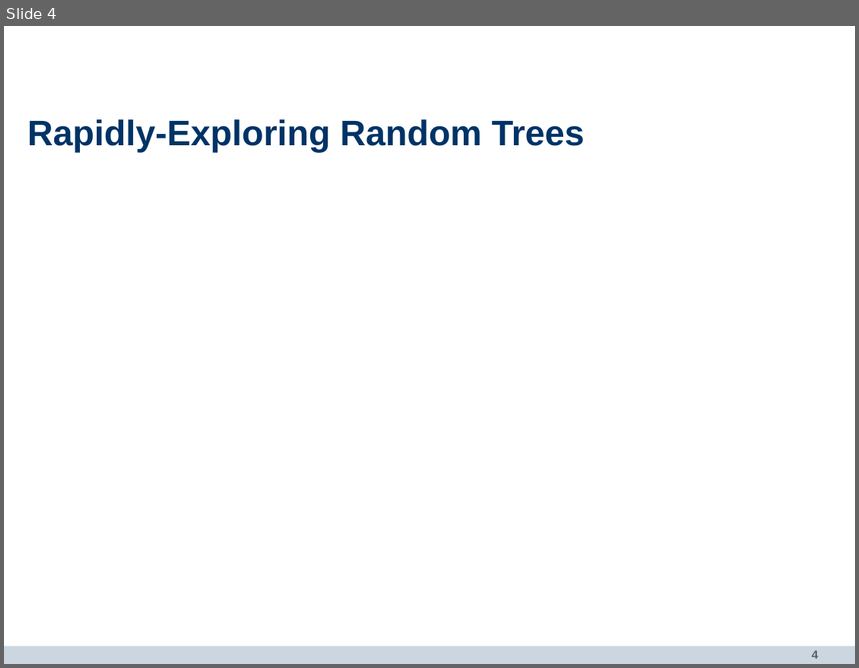
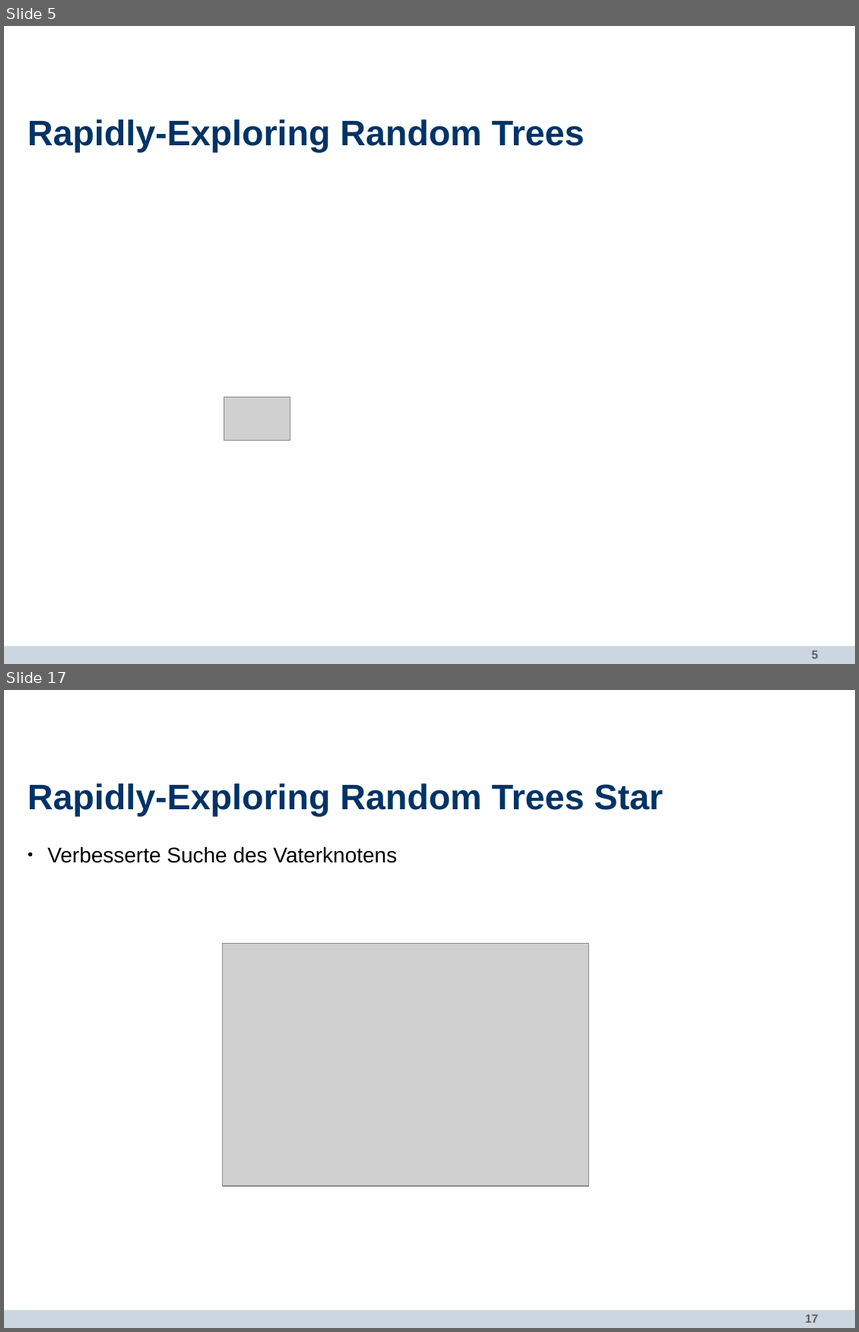
Before and after one commit to bernd96/Bachelorarbeit, a slide deck: Verteidigung/RRT_STAR_Presentation.odp. Shown one above the other, each under a label of ours: slide 4 before the commit, slides 5 and 17 after it; the slides between them are not shown. The pictures are 859x668 and 859x1332 pixels, drawn with LibreOffice and Linux fonts; fonts in the diff are those of the drawing; grey boxes stand for pictures; background and template pictures are left out. Boxes give left, top, right and bottom in pixels: in the first picture for what was removed or moved away, otherwise in the second. Text is boxed around its words. In the diff, an @@ line names an element or a change of style, - is before the commit and + after.

```diff
--- a/Verteidigung/RRT_STAR_Presentation.odp
+++ b/Verteidigung/RRT_STAR_Presentation.odp
@@ slide 17 added at (4,690,855,1328), background #FFFFFF; not listed: 2 template elements that a slide beside it also shows @@
@@ title added at (28,783,664,816), 30 pt, text #003366, bold @@
+Rapidly-Exploring Random Trees Star
@@ text added at (47,847,397,863), 18 pt, text #000000 @@
+● Verbesserte Suche des Vaterknotens
@@ picture added at (223,944,588,1186) @@
@@ what was slide 4 is now slide 5 @@
@@ slide 5 changed as well @@
@@ picture added at (224,397,290,440) @@
@@ page number at (812,651,819,659): text changed @@
-4
+5
```
Also in this commit, not shown: 33 other slides added, 27 slides removed, 24 other files.
